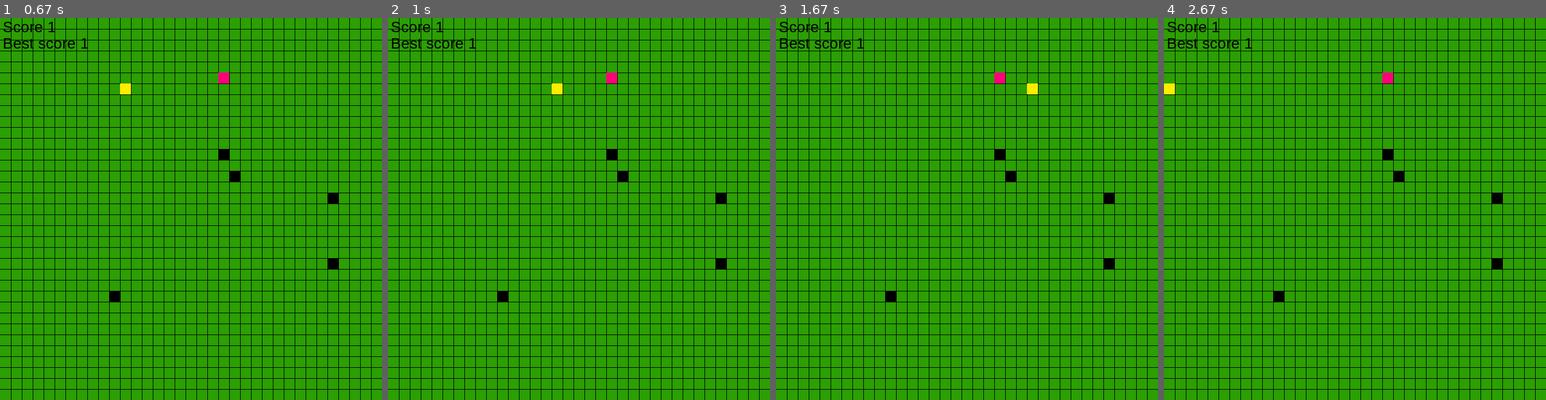
Above: before the commit, frames 1-4 (left to right).
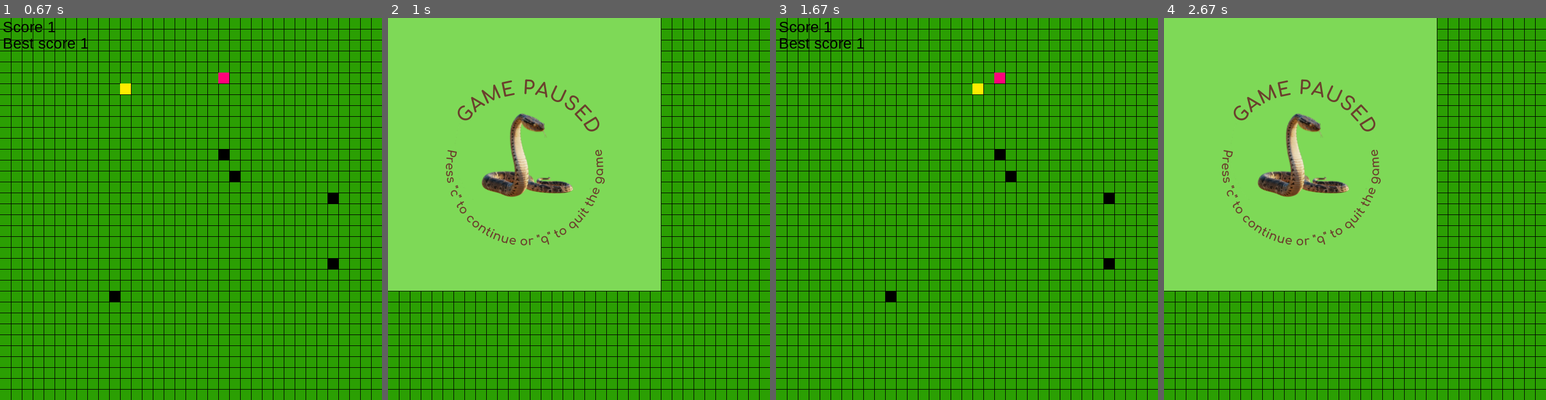
Above: after the commit, the same moments.

Repository: Lolretta/Proyecto_Snake
Game: pygame game, started from Snake.py
The game is run twice, just before and just after one commit, with the same random seed, the same clock (stepped at 60 frames per second) and the same inputs.
Inputs:
- Up to frame 1 (0.67 s): tap C at 0.33 s
- Up to frame 2 (1 s): hold P from 0.67 s (still down); hold Right from 0.67 s (still down)
- Up to frame 3 (1.67 s): release P at 1.13 s; release Right at 1.13 s; hold C 1.17-1.63 s; hold Right 1.17-1.63 s
- Up to frame 4 (2.67 s): hold P 1.67-2.13 s; hold Right 1.67-2.13 s; tap C at 2.17 s; tap P at 2.5 s

Frame 1 is identical in both runs. In frame 2, 51% of the frame differs, in the area x 0-89%, y 0-75%; in frame 3, 0.2%; in frame 4, 51%.

Commit message:
Merge branch 'main' of https://github.com/Lolretta/Proyecto_Snake

Diff:
--- a/Snake.py
+++ b/Snake.py
@@ -64,6 +64,9 @@
                         continue
 
                     self.actual_movements = "down"
+
+                if event.key == pygame.K_p:
+                    pause_game(window)
 
         self.snake_movements(window)
 
@@ -230,6 +233,28 @@
                 return False
     return True
 
+def pause_game(window):
+    paused = True
+
+    while paused:
+        for event in pygame.event.get():
+            if event.type == pygame.QUIT:
+                pygame.quit()
+                sys.exit()
+
+            if event.type == pygame.KEYDOWN:
+                if event.key == pygame.K_c:
+                    paused = False
+
+                elif event.key == pygame.K_q:
+                    pygame.quit()
+                    sys.exit()
+
+        window.blit(pause_image, (0, 0))
+        pygame.display.update()
+
+
+
 def main():
 
     pygame.init()
